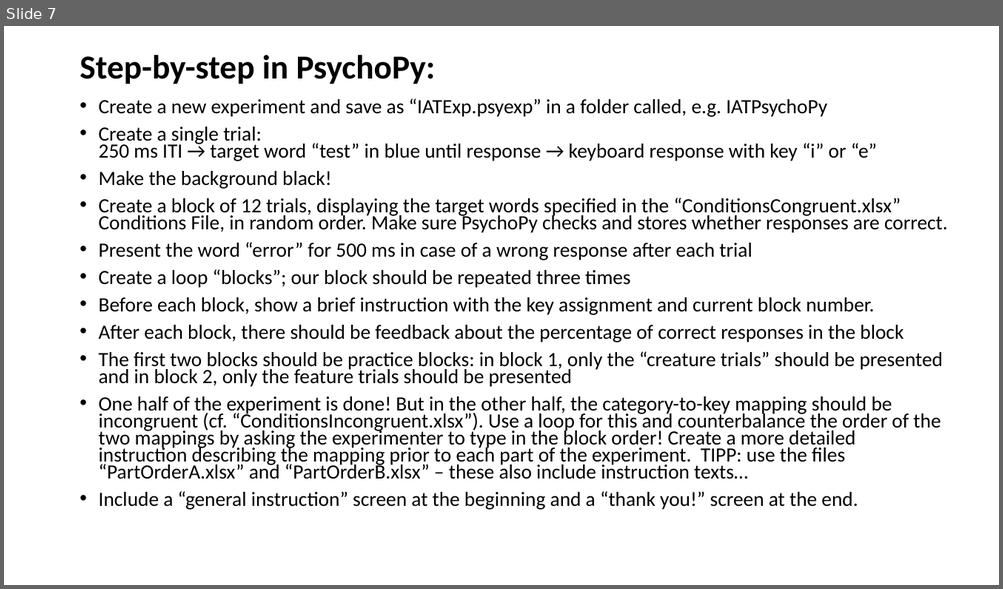
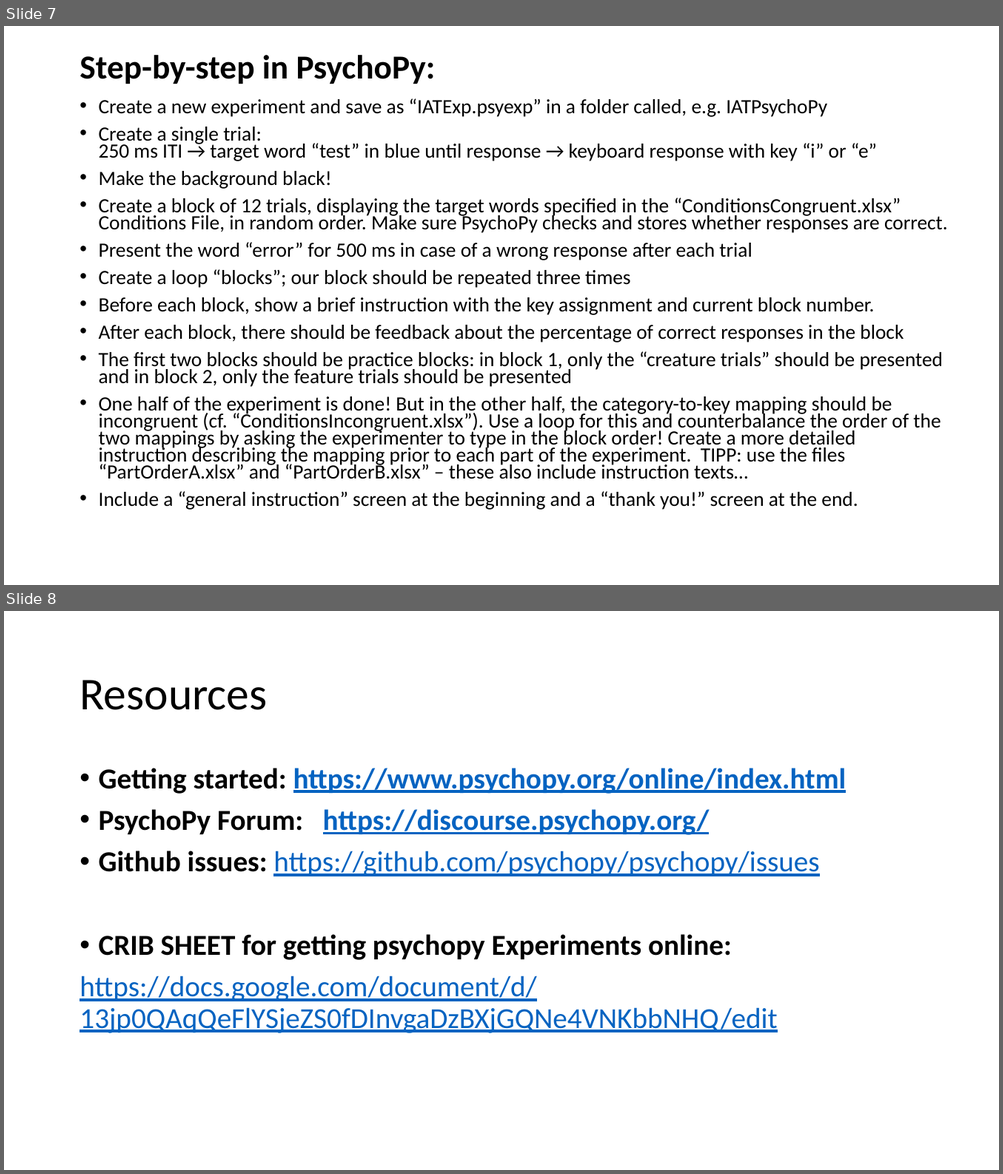
Before and after one commit to igmmgi/TuebingenWorkshopOnlineExperiments, a slide deck: PsychoPy/iat/IAT_Example.pptx. Shown one above the other, each under a label of ours: slide 7 before the commit, slides 7 and 8 after it. The pictures are 1003x589 and 1003x1174 pixels, drawn with LibreOffice and Linux fonts; fonts in the diff are those of the drawing. Boxes give left, top, right and bottom in pixels: in the first picture for what was removed or moved away, otherwise in the second. Text is boxed around its words. In the diff, an @@ line names an element or a change of style, - is before the commit and + after.

Commit message:
included balancing and debugging and resources

```diff
--- a/PsychoPy/iat/IAT_Example.pptx
+++ b/PsychoPy/iat/IAT_Example.pptx
@@ slide 8 added at (x1=4, y1=611, x2=999, y2=1170), background #FFFFFF @@
@@ title added at (x1=79, y1=680, x2=267, y2=710), 44 pt, text #000000 @@
+Resources
@@ text added at (x1=79, y1=768, x2=846, y2=1034), 28 pt, text #0563C1, bold, underline @@
+• Getting started: https://www.psychopy.org/online/index.html
+• PsychoPy Forum: https://discourse.psychopy.org/
+• Github issues: https://github.com/psychopy/psychopy/issues
+• CRIB SHEET for getting psychopy Experiments online:
+https://docs.google.com/document/d/13jp0QAqQeFlYSjeZS0fDInvgaDzBXjGQNe4VNKbbNHQ/edit
```
Also in this commit, not shown: 2 other slides added, 1 slide removed.
